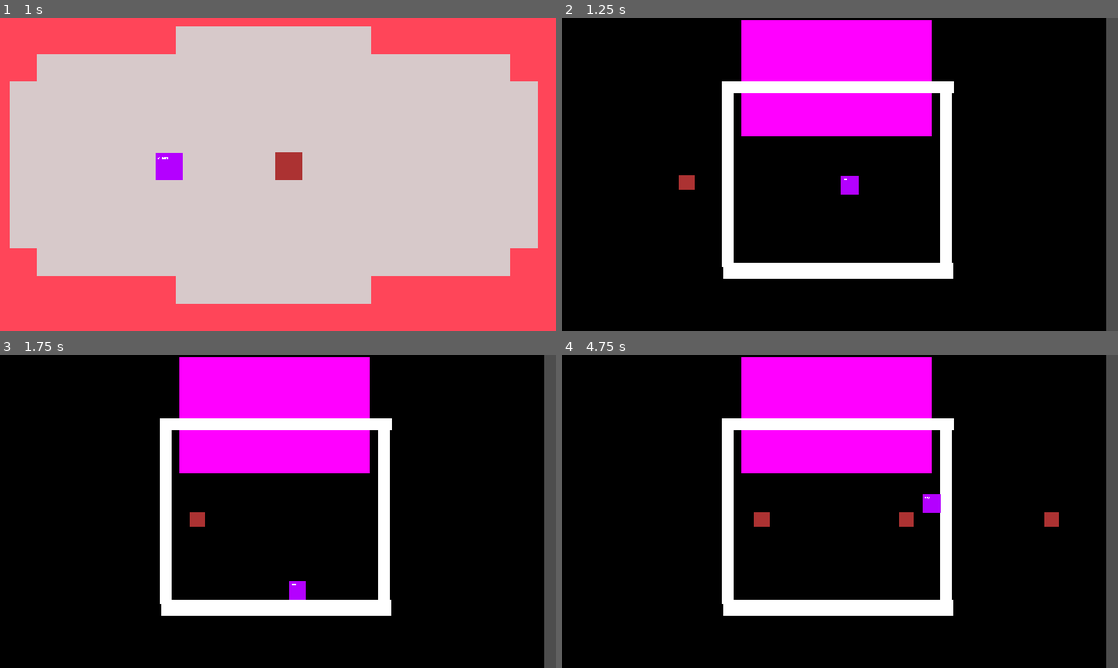
Above: before the commit, frames 1-4 (two rows, left to right).
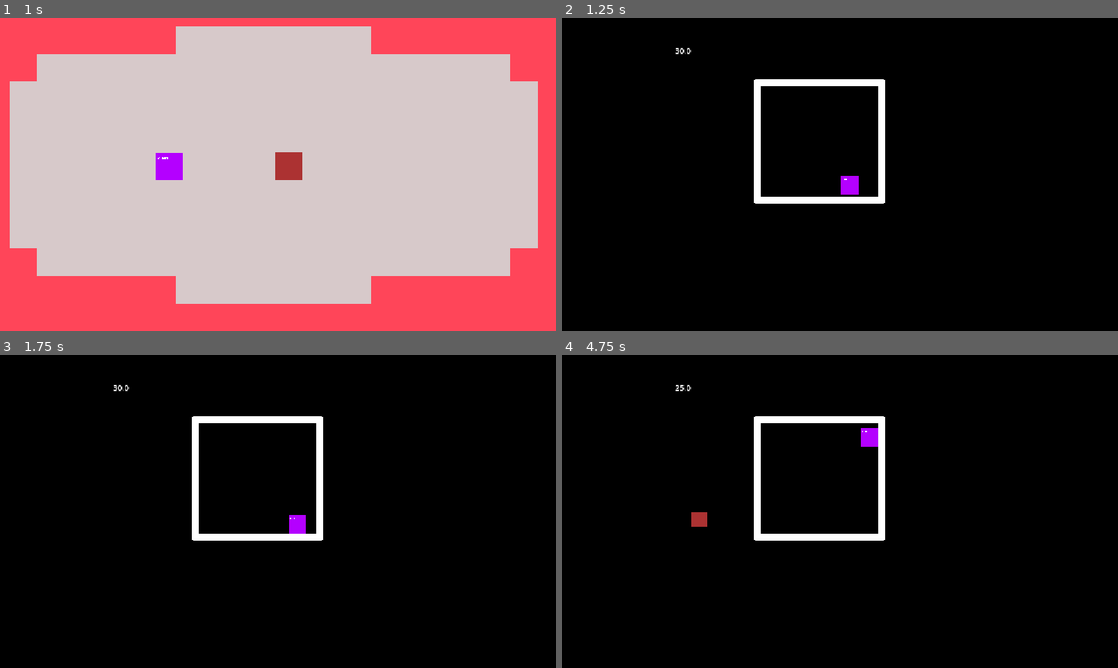
Above: after the commit, the same moments.

Repository: Papyrustheskeleton/Game
Game: Godot game, scene res://levels/level_2.tscn
Same seed, same stepped clock (60 frames per second), same inputs: the game is played once before the commit and once after it. This scene is started directly instead of the project's main scene.
Inputs (mouse positions are in pixels of both pictures, inside the frame that each line leads up to):
- Up to frame 1 (1 s): hold Right (right) from 0.53 s (still down)
- Up to frame 2 (1.25 s): keep holding Right (right)
- Up to frame 3 (1.75 s): release Right (right) at 1.28 s; hold Down (down) from 1.28 s (still down)
- Up to frame 4 (4.75 s): release Down (down) at 2.03 s; hold Right (right) 2.03-2.75 s; click (828, 617) at 2.77 s; click (723, 539) at 3.52 s; hold Up (ui_up) from 4.28 s (still down)

Frame 1 is identical in both runs. In frame 2, 20% of the frame differs, in the area x 20-100%, y 0-100%; in frame 3, 21%; in frame 4, 21%.

Commit message:
working game loop

Diff:
--- a/Attacks/Attack1.tres
+++ b/Attacks/Attack1.tres
@@ -1,6 +1,6 @@
 [gd_resource type="Resource" script_class="AttackData" format=3 uid="uid://dy8a6cn5yw3v"]
 
-[ext_resource type="Script" uid="uid://ry0dspip4o7u" path="res://AttackData.gd" id="1_7mihp"]
+[ext_resource type="Script" uid="uid://ry0dspip4o7u" path="res://scripts/AttackData.gd" id="1_7mihp"]
 [ext_resource type="PackedScene" uid="uid://bcvc806bkr13e" path="res://Attacks/attack_1.tscn" id="1_supv6"]
 
 [resource]
--- a/Attacks/attack_1.tscn
+++ b/Attacks/attack_1.tscn
@@ -6,3 +6,4 @@
 [node name="Attack1" type="Node2D" unique_id=1023203470]
 script = ExtResource("1_x8f2w")
 bullet_scene = ExtResource("2_vhqxk")
+rep = 5.0
--- /dev/null
+++ b/Resources/Dummy.tres
@@ -0,0 +1,12 @@
+[gd_resource type="Resource" script_class="EnemyData" format=3 uid="uid://bev4ufffwrg88"]
+
+[ext_resource type="PackedScene" uid="uid://bcvc806bkr13e" path="res://Attacks/attack_1.tscn" id="1_0vfwa"]
+[ext_resource type="Script" uid="uid://bx1bwv8y0kbvi" path="res://scripts/enemy-data.gd" id="2_0vfwa"]
+
+[resource]
+script = ExtResource("2_0vfwa")
+Enemy_name = "Dummy"
+Enemy_Atk = 15.0
+Enemy_Hp = 30.0
+Enemy_Attack = ExtResource("1_0vfwa")
+metadata/_custom_type_script = "uid://bx1bwv8y0kbvi"
--- /dev/null
+++ b/Resources/Templates/EnemyData.tres
@@ -0,0 +1,7 @@
+[gd_resource type="Resource" script_class="EnemyData" format=3 uid="uid://dn4yxvfrdf8ks"]
+
+[ext_resource type="Script" uid="uid://bx1bwv8y0kbvi" path="res://scripts/enemy-data.gd" id="1_qcobv"]
+
+[resource]
+script = ExtResource("1_qcobv")
+metadata/_custom_type_script = "uid://bx1bwv8y0kbvi"
--- /dev/null
+++ b/Resources/You.tres
@@ -0,0 +1,10 @@
+[gd_resource type="Resource" script_class="Player_Stats" format=3 uid="uid://d0qcj810ec5c0"]
+
+[ext_resource type="Script" uid="uid://ryi3n0jfkk0g" path="res://scripts/player_stats.gd" id="1_ra7bl"]
+
+[resource]
+script = ExtResource("1_ra7bl")
+Atk = 5.0
+Def = 1.0
+Max_Hp = 50.0
+metadata/_custom_type_script = "uid://ryi3n0jfkk0g"
--- a/assets/battle-menu/box.tscn
+++ b/assets/battle-menu/box.tscn
@@ -1,82 +1,45 @@
 [gd_scene format=3 uid="uid://cm7md55612yi0"]
 
-[ext_resource type="Texture2D" uid="uid://di73qpxxk7bwr" path="res://assets/battle-menu/horizontal-wall.png" id="1_m3goa"]
-[ext_resource type="Texture2D" uid="uid://cgkqm2ga7n6l3" path="res://assets/battle-menu/verticle-wall.png" id="2_qnijp"]
+[ext_resource type="Texture2D" uid="uid://b14yxegyu8rbr" path="res://assets/battle-menu/Battle-box.png" id="1_hb86m"]
 
-[sub_resource type="RectangleShape2D" id="RectangleShape2D_xem1t"]
-size = Vector2(29.045527, 22.7948)
+[sub_resource type="RectangleShape2D" id="RectangleShape2D_75qrs"]
+size = Vector2(297, 20)
 
-[sub_resource type="RectangleShape2D" id="RectangleShape2D_ikmbl"]
-size = Vector2(478, 25)
+[sub_resource type="RectangleShape2D" id="RectangleShape2D_q0bc4"]
+size = Vector2(17, 273)
 
-[sub_resource type="RectangleShape2D" id="RectangleShape2D_xbp13"]
-size = Vector2(22, 386)
+[sub_resource type="RectangleShape2D" id="RectangleShape2D_4pxsk"]
+size = Vector2(290, 22)
 
-[sub_resource type="RectangleShape2D" id="RectangleShape2D_lw6y6"]
-size = Vector2(27, 361)
+[sub_resource type="RectangleShape2D" id="RectangleShape2D_topl6"]
+size = Vector2(20, 304)
 
-[node name="Box" type="Node2D" unique_id=1593955208]
+[node name="Box" type="Node2D" unique_id=274975073]
 
-[node name="Bottom" type="StaticBody2D" parent="." unique_id=1402998927]
-position = Vector2(1, 189)
+[node name="StaticBody2D" type="StaticBody2D" parent="." unique_id=84018906]
 
-[node name="bottomwall" type="TextureRect" parent="Bottom" unique_id=1901696357]
-offset_left = -230.0
-offset_top = -15.9999695
-offset_right = 285.8004
-offset_bottom = 9.0000305
-scale = Vector2(0.9228376, 1.3425068)
-texture = ExtResource("1_m3goa")
-metadata/_edit_use_anchors_ = true
+[node name="Sprite2D" type="Sprite2D" parent="StaticBody2D" unique_id=185157150]
+position = Vector2(-27.999985, -70.00001)
+scale = Vector2(2.87, 2.95)
+texture = ExtResource("1_hb86m")
 
-[node name="CollisionShape2D" type="CollisionShape2D" parent="Bottom" unique_id=1751623170]
-position = Vector2(8.5, 0.034118652)
-scale = Vector2(16.147064, 1.4068215)
-shape = SubResource("RectangleShape2D_xem1t")
+[node name="CollisionShape2D" type="CollisionShape2D" parent="StaticBody2D" unique_id=1335938604]
+position = Vector2(-7.5, -203)
+shape = SubResource("RectangleShape2D_75qrs")
+debug_color = Color(2.4787337e-06, 0.64685935, 0.2342765, 0.41960785)
 
-[node name="Top" type="StaticBody2D" parent="." unique_id=722026026]
-position = Vector2(19, -191)
+[node name="CollisionShape2D2" type="CollisionShape2D" parent="StaticBody2D" unique_id=1797209543]
+position = Vector2(100.5, -85.5)
+shape = SubResource("RectangleShape2D_q0bc4")
+debug_color = Color(0.9993934, 0, 0.12844995, 0.41960785)
 
-[node name="topwall" type="TextureRect" parent="Top" unique_id=197994424]
-offset_left = -251.0
-offset_top = -12.0
-offset_right = 230.0
-offset_bottom = 13.0
-texture = ExtResource("1_m3goa")
-metadata/_edit_use_anchors_ = true
+[node name="CollisionShape2D3" type="CollisionShape2D" parent="StaticBody2D" unique_id=944152337]
+position = Vector2(-23, 47)
+shape = SubResource("RectangleShape2D_4pxsk")
+debug_color = Color(0.8581804, 0.000723694, 0.8815771, 0.41960785)
 
-[node name="CollisionShape2D" type="CollisionShape2D" parent="Top" unique_id=569873078]
-position = Vector2(-9, 0.5)
-shape = SubResource("RectangleShape2D_ikmbl")
+[node name="CollisionShape2D4" type="CollisionShape2D" parent="StaticBody2D" unique_id=612713105]
+position = Vector2(-161, -69)
+shape = SubResource("RectangleShape2D_topl6")
 
-[node name="Right" type="StaticBody2D" parent="." unique_id=762755250]
-position = Vector2(234, 11)
-
-[node name="leftwall2" type="TextureRect" parent="Right" unique_id=88072739]
-offset_left = -13.0
-offset_top = -214.0
-offset_right = 12.0
-offset_bottom = 181.0
-texture = ExtResource("2_qnijp")
-metadata/_edit_use_anchors_ = true
-
-[node name="CollisionShape2D" type="CollisionShape2D" parent="Right" unique_id=784824763]
-position = Vector2(-1, -16)
-shape = SubResource("RectangleShape2D_xbp13")
-
-[node name="Left" type="StaticBody2D" parent="." unique_id=1558363374]
-position = Vector2(-216, 38)
-
-[node name="leftwall" type="TextureRect" parent="Left" unique_id=378365466]
-offset_left = -16.0
-offset_top = -220.0
-offset_right = 9.0
-offset_bottom = 143.0
-texture = ExtResource("2_qnijp")
-metadata/_edit_use_anchors_ = true
-
-[node name="CollisionShape2D" type="CollisionShape2D" parent="Left" unique_id=1771658639]
-position = Vector2(-3.5, -38.5)
-shape = SubResource("RectangleShape2D_lw6y6")
-
-[node name="Center" type="Marker2D" parent="." unique_id=782534773]
+[node name="Center" type="Marker2D" parent="." unique_id=1003416306]
--- a/scenes/battle-menu.tscn
+++ b/scenes/battle-menu.tscn
@@ -1,52 +1,20 @@
 [gd_scene format=3 uid="uid://difqfnagtl5rc"]
 
+[ext_resource type="Script" uid="uid://bnxism864p21d" path="res://scripts/battle1.gd" id="1_cxkfo"]
 [ext_resource type="PackedScene" uid="uid://bcvc806bkr13e" path="res://Attacks/attack_1.tscn" id="1_kvmm0"]
+[ext_resource type="Resource" uid="uid://bev4ufffwrg88" path="res://Resources/Dummy.tres" id="2_4u14q"]
 [ext_resource type="Texture2D" uid="uid://dem7sc32fc5o3" path="res://assets/battle-menu/battle-text-box.png" id="2_14gt5"]
+[ext_resource type="Script" uid="uid://cr4r26oqni8hx" path="res://scripts/enemy1.gd" id="2_450uy"]
 [ext_resource type="Texture2D" uid="uid://ckgfs37csdbkm" path="res://assets/battle-menu/Fight.png" id="2_u2v8n"]
 [ext_resource type="PackedScene" uid="uid://cm7md55612yi0" path="res://assets/battle-menu/box.tscn" id="3_t500l"]
 [ext_resource type="Texture2D" uid="uid://cnro4u4j0ojx4" path="res://assets/walls,floors,details/place-player.png" id="4_166k1"]
 [ext_resource type="Script" uid="uid://ccxrqaplil0l8" path="res://scripts/battle-movement.gd" id="4_so42n"]
-
-[sub_resource type="GDScript" id="GDScript_2ni0y"]
-resource_name = "Battle1"
-script/source = "extends Control
-@onready var textbox = $TextBox
-@onready var text = $TextBox/Text
-@onready var message = \"ribbit\"
-@onready var current_turn = 0
-@onready var Fight = $Fight
-@onready var box = $Box
-@onready var enemy = $Enemy
-@onready var player = $Box/player
-@export var attack1 : PackedScene
-# Called when the node enters the scene tree for the first time.
-func _ready() -> void:
-	if current_turn == 1:
-		box.visible = false
-		await get_tree().create_timer(0.05).timeout
-		text.text = message
-		text.visible_characters = 0
-		for i in range(message.length()):
-			text.visible_characters +=1
-	elif current_turn == 0:
-		textbox.visible = false
-		Fight.visible = false
-		enemy.position.y -= 50
-		box.visible = true
-		start_attack()
-
-# Called every frame. 'delta' is the elapsed time since the previous frame.
-func start_attack():
-	var center = $Center
-	var attack = attack1.instantiate()
-	attack.position = center.position
-	add_child(attack)
-"
+[ext_resource type="Resource" uid="uid://d0qcj810ec5c0" path="res://Resources/You.tres" id="4_sohax"]
+[ext_resource type="Texture2D" uid="uid://blhvkplm6s6w3" path="res://assets/battle-menu/Dummy-name.png" id="5_4ir6x"]
+[ext_resource type="Texture2D" uid="uid://r0ou5mtik8l" path="res://assets/battle-menu/Fight2.png" id="7_gajry"]
+[ext_resource type="FontFile" uid="uid://bq3dxei5cjns4" path="res://fonts/Pixelify_Sans/PixelifySans-VariableFont_wght.ttf" id="7_qtalr"]
 
 [sub_resource type="PlaceholderTexture2D" id="PlaceholderTexture2D_75qrs"]
-
-[sub_resource type="LabelSettings" id="LabelSettings_2ni0y"]
-font_size = 32
 
 [sub_resource type="RectangleShape2D" id="RectangleShape2D_75qrs"]
 size = Vector2(36, 39)
@@ -55,13 +23,29 @@
 layout_mode = 3
 anchors_preset = 0
 mouse_filter = 2
-script = SubResource("GDScript_2ni0y")
+script = ExtResource("1_cxkfo")
+message = "I forgot how to breathe"
 attack1 = ExtResource("1_kvmm0")
+txt_spd = 0.05
+delay = 1.0
+enemydata = ExtResource("2_4u14q")
+player_stats = ExtResource("4_sohax")
+
+[node name="Enemy Health" type="Label" parent="." unique_id=1496092642]
+z_index = 5
+layout_mode = 0
+offset_left = 233.99997
+offset_top = 55.999992
+offset_right = 294.99997
+offset_bottom = 78.99999
+text = "Health: "
 
 [node name="Enemy" type="Sprite2D" parent="." unique_id=1680874384]
 position = Vector2(569, 174)
 scale = Vector2(394.5, 240.5)
 texture = SubResource("PlaceholderTexture2D_75qrs")
+script = ExtResource("2_450uy")
+enemy_data = ExtResource("2_4u14q")
 
 [node name="TextBox" type="NinePatchRect" parent="." unique_id=34065024]
 layout_mode = 1
@@ -76,35 +60,32 @@
 patch_margin_right = 3
 patch_margin_bottom = 2
 
-[node name="Text" type="Label" parent="TextBox" unique_id=2059056216]
+[node name="Text" type="Label" parent="TextBox" unique_id=256576384]
 layout_mode = 0
-offset_left = 17.0
-offset_top = 11.0
-offset_right = 626.0
-offset_bottom = 159.0
-text = "
-"
-label_settings = SubResource("LabelSettings_2ni0y")
+offset_left = 16.0
+offset_top = 10.0
+offset_right = 56.0
+offset_bottom = 33.0
+theme_override_fonts/font = ExtResource("7_qtalr")
+theme_override_font_sizes/font_size = 30
 
-[node name="Fight" type="TextureRect" parent="." unique_id=2108945890]
-layout_mode = 1
-anchors_preset = 15
-anchor_right = 1.0
-anchor_bottom = 1.0
-offset_left = 497.0
-offset_top = 506.0
-offset_right = 637.0
-offset_bottom = 572.0
-grow_horizontal = 2
-grow_vertical = 2
-texture = ExtResource("2_u2v8n")
-stretch_mode = 2
+[node name="Dummy-name" type="TextureButton" parent="TextBox" unique_id=601574905]
+visible = false
+layout_mode = 0
+offset_left = 18.0
+offset_top = 26.0
+offset_right = 146.0
+offset_bottom = 90.0
+texture_normal = ExtResource("5_4ir6x")
+texture_pressed = ExtResource("5_4ir6x")
+texture_hover = ExtResource("5_4ir6x")
 
 [node name="ColorRect" type="ColorRect" parent="." unique_id=1256550605]
 z_index = -1
 layout_mode = 0
-offset_right = 1128.0
+offset_right = 1197.0
 offset_bottom = 662.0
+mouse_filter = 2
 color = Color(0, 0, 0, 1)
 
 [node name="Box" parent="." unique_id=1593955208 instance=ExtResource("3_t500l")]
@@ -125,3 +106,15 @@
 
 [node name="Center" type="Marker2D" parent="." unique_id=1711068142]
 position = Vector2(244, 341)
+
+[node name="Fight" type="TextureButton" parent="." unique_id=1160866363]
+layout_mode = 0
+offset_left = 482.0
+offset_top = 514.0
+offset_right = 620.0
+offset_bottom = 580.0
+texture_normal = ExtResource("2_u2v8n")
+texture_hover = ExtResource("7_gajry")
+
+[connection signal="pressed" from="TextBox/Dummy-name" to="." method="_on_dummyname_pressed"]
+[connection signal="pressed" from="Fight" to="." method="_on_fight_pressed"]
--- a/scripts/attack_1.gd
+++ b/scripts/attack_1.gd
@@ -3,12 +3,14 @@
 @export var speedX: float = 500
 @export var speedY: float = 500
 @export var rep: float = 15
+@export var finished: bool = false
+
 
 func _ready() -> void:
 	for i in range(rep):
 		_spawn_bullet()
 		await get_tree().create_timer(1).timeout
-
+	finished = true
 
 func _spawn_bullet():
 	var bullet = bullet_scene.instantiate()
--- a/scripts/battle-movement.gd
+++ b/scripts/battle-movement.gd
@@ -1,5 +1,5 @@
 extends CharacterBody2D
-@onready var player = $Box/player
+@onready var player = self
 @onready var speed: float = 400
 @export var movement: bool = true
 
--- /dev/null
+++ b/scripts/battle1.gd
@@ -0,0 +1,91 @@
+extends Control
+@onready var textbox = $TextBox
+@onready var text = $TextBox/Text
+@export var message = "ribbit"
+@onready var current_turn = 0
+@onready var Fight = $Fight
+@onready var box = $Box
+@onready var enemy = $Enemy
+@onready var player = $Box/player
+@export var attack1 : PackedScene
+@onready var attack = attack1.instantiate()
+@onready var fight = $Fight
+@export var txt_spd = 0.01
+@export var delay: float = 3
+@export var enemydata:EnemyData
+@onready var nameplate = $"TextBox/Dummy-name"
+@onready var enemy_text = $"Enemy Health"
+@onready var enemy_Hp = enemydata.Enemy_Hp
+@onready var enemy_Def = enemydata.Enemy_Def
+@export var player_stats:Player_Stats
+@onready var player_Atk = player_stats.Atk
+@onready var player_Def = player_stats.Def
+@onready var dmg = player_Atk - enemy_Def
+
+
+func _ready() -> void:
+	current_turn = 1
+	textbox.visible = false
+	Fight.visible = false
+	enemy.visible = false
+	box.visible = true
+	nameplate.visible = false
+	print("ready!")
+	print("Enemy HP: ", enemy_Hp)
+	print("Enemy Label: ", enemy_text)
+
+func start_attack():
+	var center = $Center
+	attack.position = center.position
+	add_child(attack)
+
+func _process(delta: float) -> void:
+	var finished = attack.finished
+	enemy_text.text = str(enemy_Hp)
+	match current_turn:
+		4:
+			pass
+		3:
+			pass
+		2:
+			pass
+		1:
+			current_turn = 4
+			await get_tree().create_timer(delay).timeout
+			menu()
+		0:
+			phase2()
+
+	if finished and current_turn == 3:
+		current_turn = 1
+func menu():
+	current_turn = 2
+	box.visible = false
+	textbox.visible = true
+	enemy.visible = true
+	fight.visible = true
+	await get_tree().create_timer(0.05).timeout
+	text.text = message
+	text.visible_characters = 0
+	for i in range(message.length()):
+		text.visible_characters +=1
+		await get_tree().create_timer(txt_spd).timeout
+func phase2():
+	current_turn = 3
+	textbox.visible = false
+	Fight.visible = false
+	enemy.visible = false
+	box.visible = true
+	start_attack()
+
+
+func _on_fight_pressed() -> void:
+	text.visible = false
+	nameplate.visible = true
+
+func _on_dummyname_pressed() -> void: #this is when the player choosed to attack
+	print("clicked")
+	if player_Atk > enemy_Def:
+		enemy_Hp -= dmg
+	await get_tree().create_timer(delay).timeout
+	current_turn = 0
--- a/scripts/bullet.gd
+++ b/scripts/bullet.gd
@@ -5,7 +5,10 @@
 
 func _physics_process(delta: float) -> void:
 	position += velocity
-
+func _process(delta: float) -> void:
+	if position.x > 968:
+		queue_free()
+		print("deleted bullet")
 
 func _on_body_entered(body: Node2D) -> void:
 	if body.is_in_group("player"):
--- /dev/null
+++ b/scripts/enemy-data.gd
@@ -0,0 +1,8 @@
+extends Resource
+class_name EnemyData
+
+@export var Enemy_name: String
+@export var Enemy_Def: float
+@export var Enemy_Atk: float
+@export var Enemy_Hp: float
+@export var Enemy_Attack:PackedScene
--- /dev/null
+++ b/scripts/enemy1.gd
@@ -0,0 +1,11 @@
+extends Sprite2D
+@export var enemy_data: EnemyData
+
+# Called when the node enters the scene tree for the first time.
+func _ready() -> void:
+	pass # Replace with function body.
+
+
+# Called every frame. 'delta' is the elapsed time since the previous frame.
+func _process(delta: float) -> void:
+	pass
--- /dev/null
+++ b/scripts/player_stats.gd
@@ -0,0 +1,6 @@
+extends Resource
+class_name Player_Stats
+
+@export var Atk: float
+@export var Def: float
+@export var Max_Hp:float
Binary file added: assets/battle-menu/Dummy-name.png
Not shown, added: assets/battle-menu/Dummy-name.png.import
Binary file added: assets/battle-menu/Fight2.png
Not shown, added: assets/battle-menu/Fight2.png.import
Not shown, changed: export_presets.cfg
Not shown, added: fonts/Pixelify_Sans/OFL.txt
Binary file added: fonts/Pixelify_Sans/PixelifySans-VariableFont_wght.ttf
Not shown, added: fonts/Pixelify_Sans/PixelifySans-VariableFont_wght.ttf.import
Not shown, added: fonts/Pixelify_Sans/README.txt
Binary file added: fonts/Pixelify_Sans/static/PixelifySans-Bold.ttf
Not shown, added: fonts/Pixelify_Sans/static/PixelifySans-Bold.ttf.import
Binary file added: fonts/Pixelify_Sans/static/PixelifySans-Medium.ttf
(and 11 more such lines)
